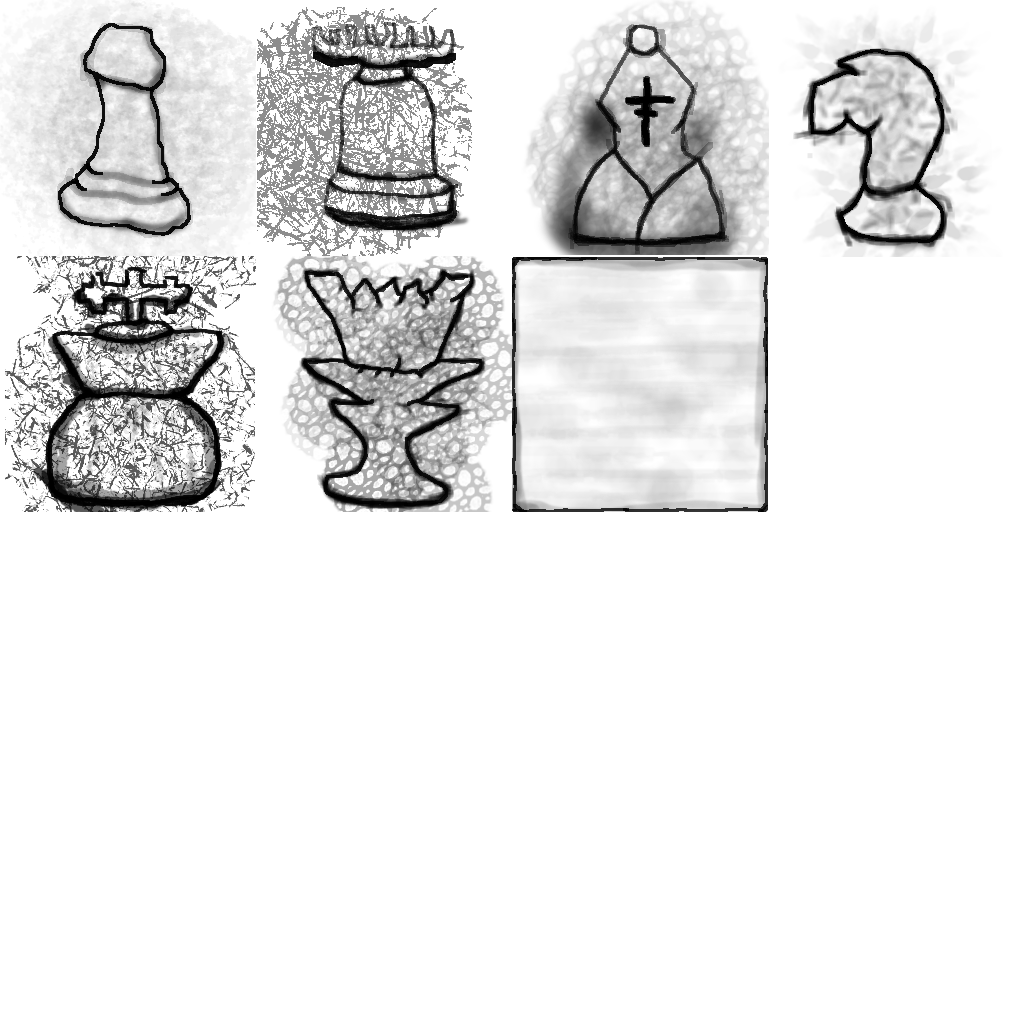
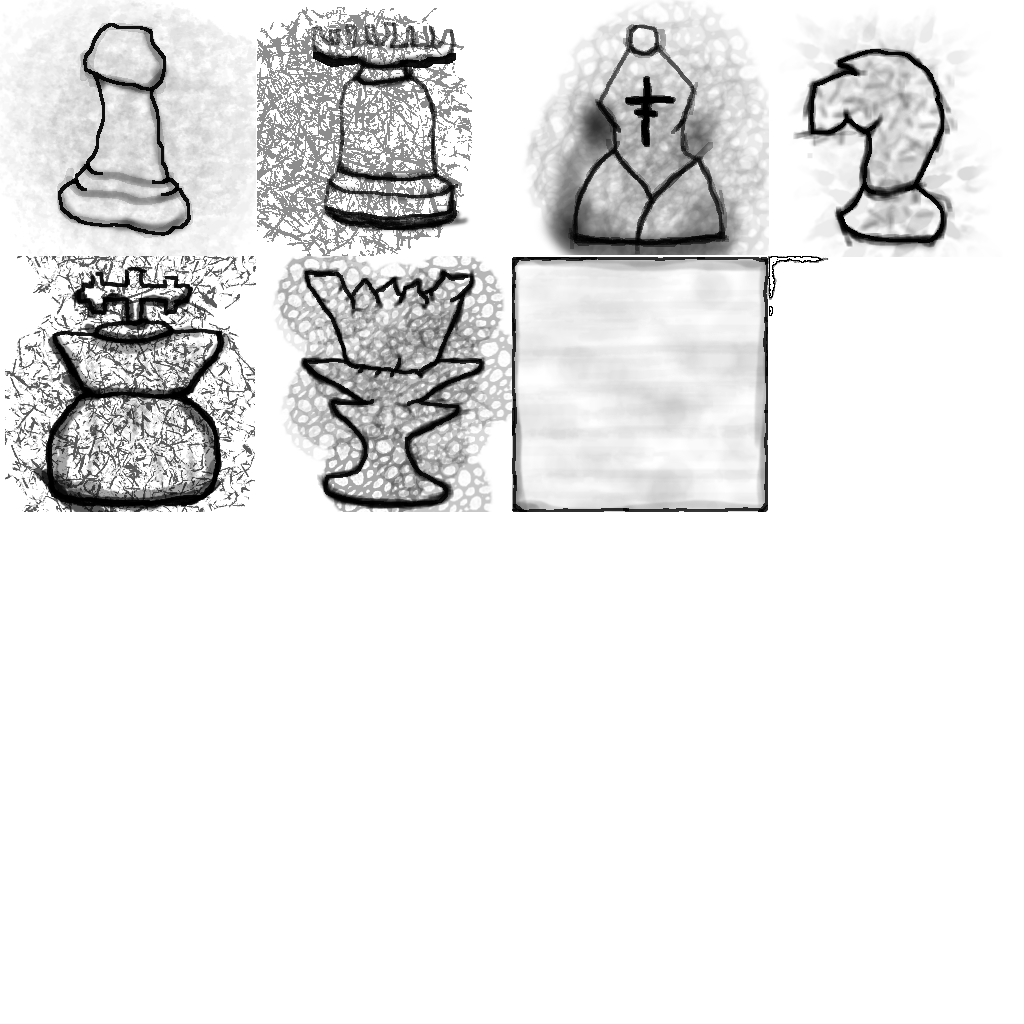
Before/after of a 1024 x 1024 layered artwork. What changed in the layer stack:
painted on "Base" over [768, 256, 823, 316]
painted on "Background" over [768, 256, 829, 300]
